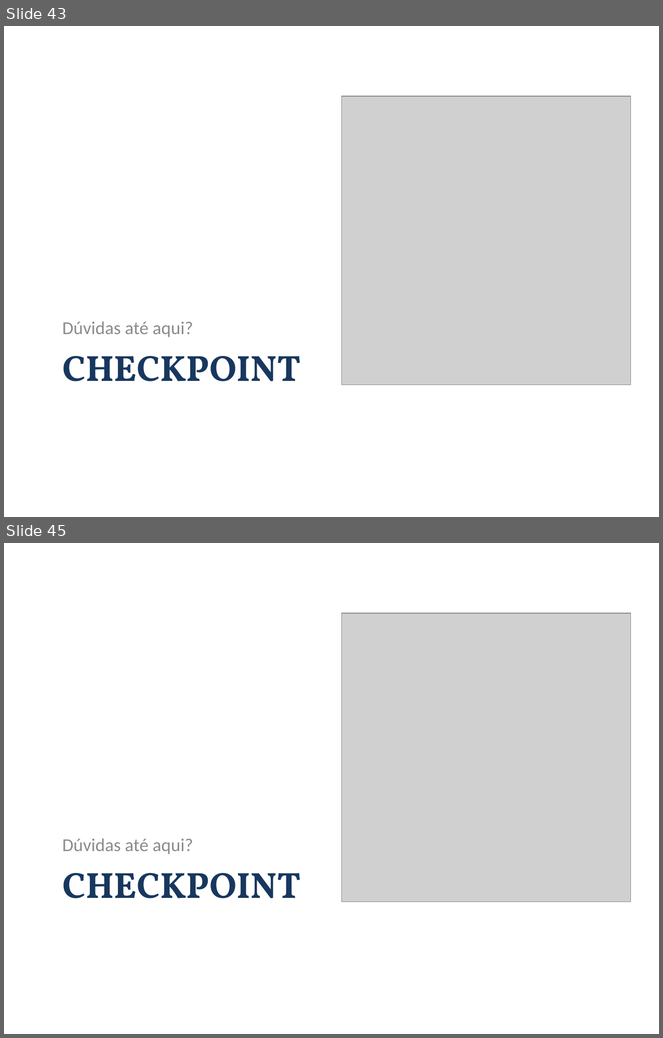
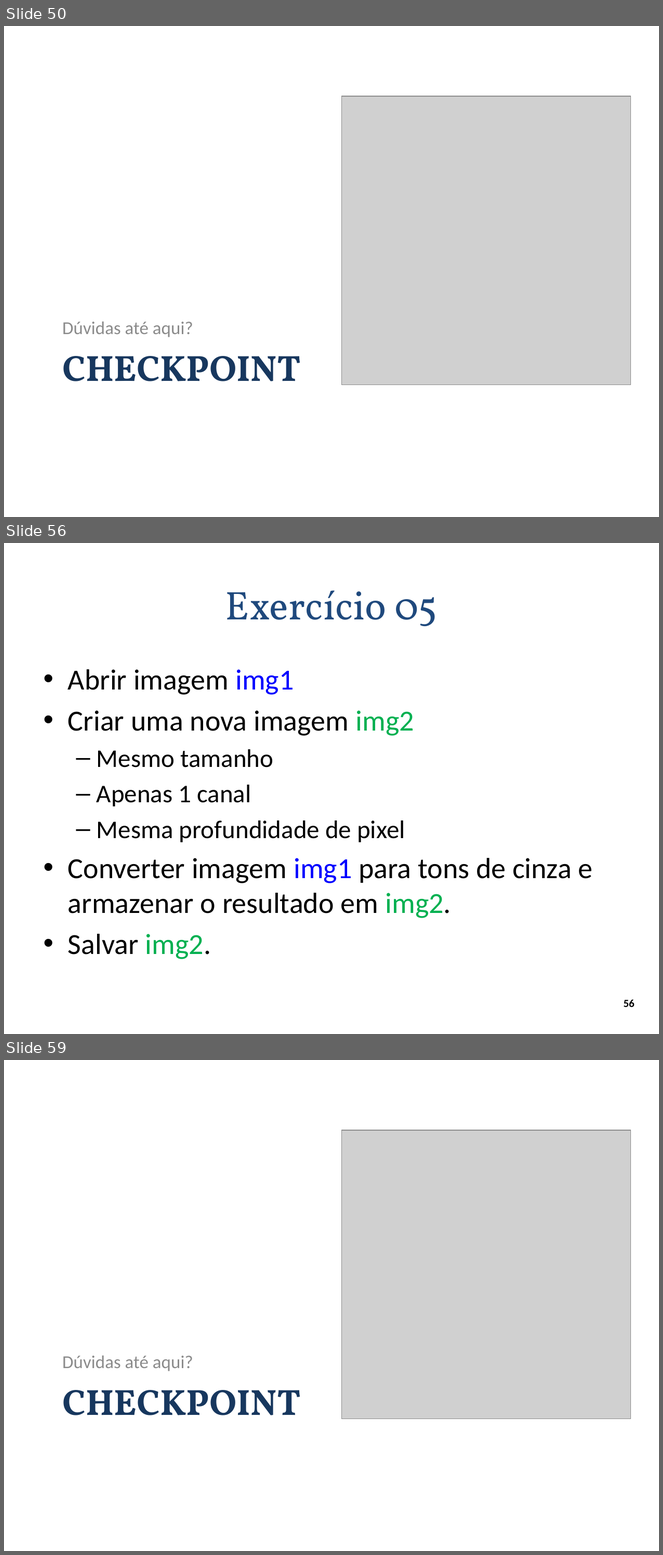
Before and after one commit to andrecurvello/tests-zingarelli, a slide deck: 1-Meus-Artigos/Minicurso-SemComp2011/minicurso-SemComp2011.pptx. Shown one above the other, each under a label of ours: slides 43 and 45 before the commit, slides 50, 56 and 59 after it; the slides between them are not shown. The pictures are 663x1038 and 663x1555 pixels, drawn with LibreOffice and Linux fonts; fonts in the diff are those of the drawing; grey boxes stand for pictures; background and template pictures are left out. Boxes give left, top, right and bottom in pixels: in the first picture for what was removed or moved away, otherwise in the second. Text is boxed around its words. In the diff, an @@ line names an element or a change of style, - is before the commit and + after.

Commit message:
SemComp 2011 - apresentação do minicurso: parte de imagem do OpenCV e parte de introdução ao 3D estereoscópico

```diff
--- a/1-Meus-Artigos/Minicurso-SemComp2011/minicurso-SemComp2011.pptx
+++ b/1-Meus-Artigos/Minicurso-SemComp2011/minicurso-SemComp2011.pptx
@@ slide 56 added at [4,543,659,1034], background #FFFFFF @@
@@ title added at [226,590,438,626], 44 pt, text #1F497D @@
+Exercício 05
@@ text added at [68,669,593,960], 32 pt, text #000000 @@
+• Abrir imagem img1
+• Criar uma nova imagem img2
+  – Mesmo tamanho
+  – Apenas 1 canal
+  – Mesma profundidade de pixel
+• Converter imagem img1 para tons de cinza e armazenar o resultado em img2.
+• Salvar img2.
@@ page number added at [624,1000,635,1007], 12 pt, text #000000, bold @@
+56
@@ what was slide 43 is now slide 50 @@
@@ what was slide 45 is now slide 59 @@
```
Also in this commit, not shown: 2 slides changed, 24 other slides added, 9 other files.
